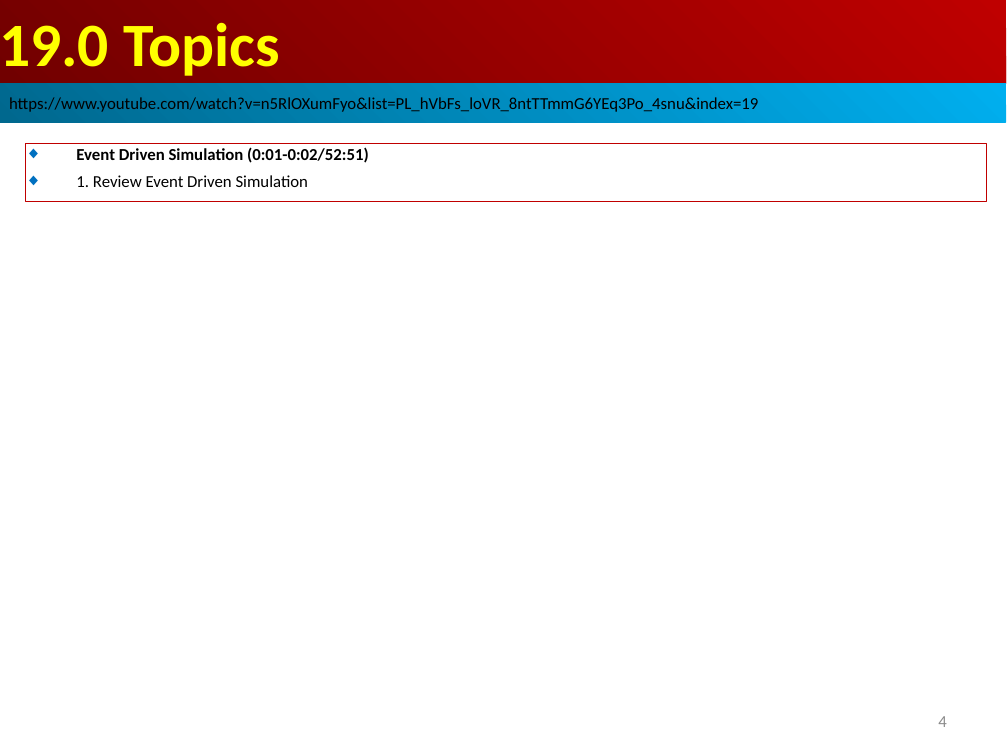
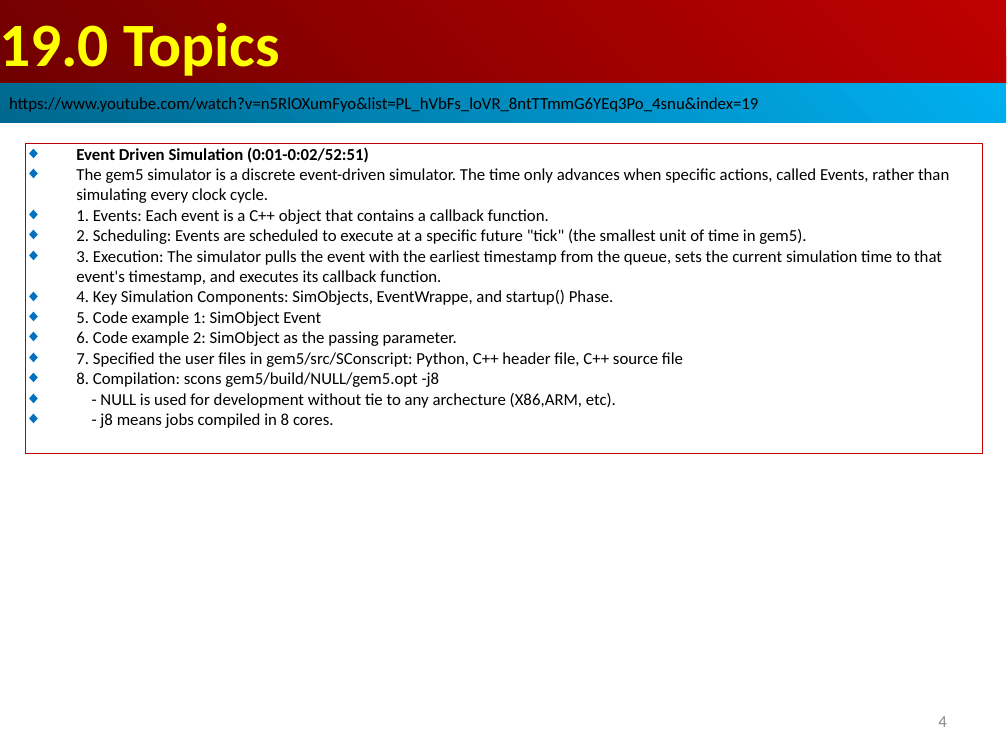
Before and after one commit to peterhchen/AIU_CS850_Gem5_McPAT, a slide deck: slide 4 of 050_Gem5/019.EventDrSim/000_Video/019.EventDrSim.ppt. Drawn at 1008x756 pixels with LibreOffice and Linux fonts; fonts in the diff are those of the drawing. Boxes give left, top, right and bottom in pixels: in the first picture for what was removed or moved away, otherwise in the second. Text is boxed around its words. In the diff, an @@ line names an element or a change of style, - is before the commit and + after.

```diff
--- a/050_Gem5/019.EventDrSim/000_Video/019.EventDrSim.ppt
+++ b/050_Gem5/019.EventDrSim/000_Video/019.EventDrSim.ppt
@@ rectangle removed at (x1=25, y1=143, x2=987, y2=202) @@
-◆ Event Driven Simulation (0:01-0:02/52:51)
-◆ 1. Review Event Driven Simulation
@@ rectangle added at (x1=25, y1=143, x2=983, y2=454), outline #C00000 0.74 pt, 12 pt, text #000000 @@
+◆ Event Driven Simulation (0:01-0:02/52:51)
+◆ The gem5 simulator is a discrete event-driven simulator. The time only advances when specific actions, called Events, rather than simulating every clock cycle.
+◆ 1. Events: Each event is a C++ object that contains a callback function.
+◆ 2. Scheduling: Events are scheduled to execute at a specific future "tick" (the smallest unit of time in gem5).
+◆ 3. Execution: The simulator pulls the event with the earliest timestamp from the queue, sets the current simulation time to that event's timestamp, and executes its callback function.
+◆ 4. Key Simulation Components: SimObjects, EventWrappe, and startup() Phase.
+◆ 5. Code example 1: SimObject Event
+◆ 6. Code example 2: SimObject as the passing parameter.
+◆ 7. Specified the user files in gem5/src/SConscript: Python, C++ header file, C++ source file
+◆ 8. Compilation: scons gem5/build/NULL/gem5.opt -j8
+◆ - NULL is used for development without tie to any archecture (X86,ARM, etc).
+◆ - j8 means jobs compiled in 8 cores.
```
Also in this commit, not shown: 4 other slides changed, 8 slides added.
